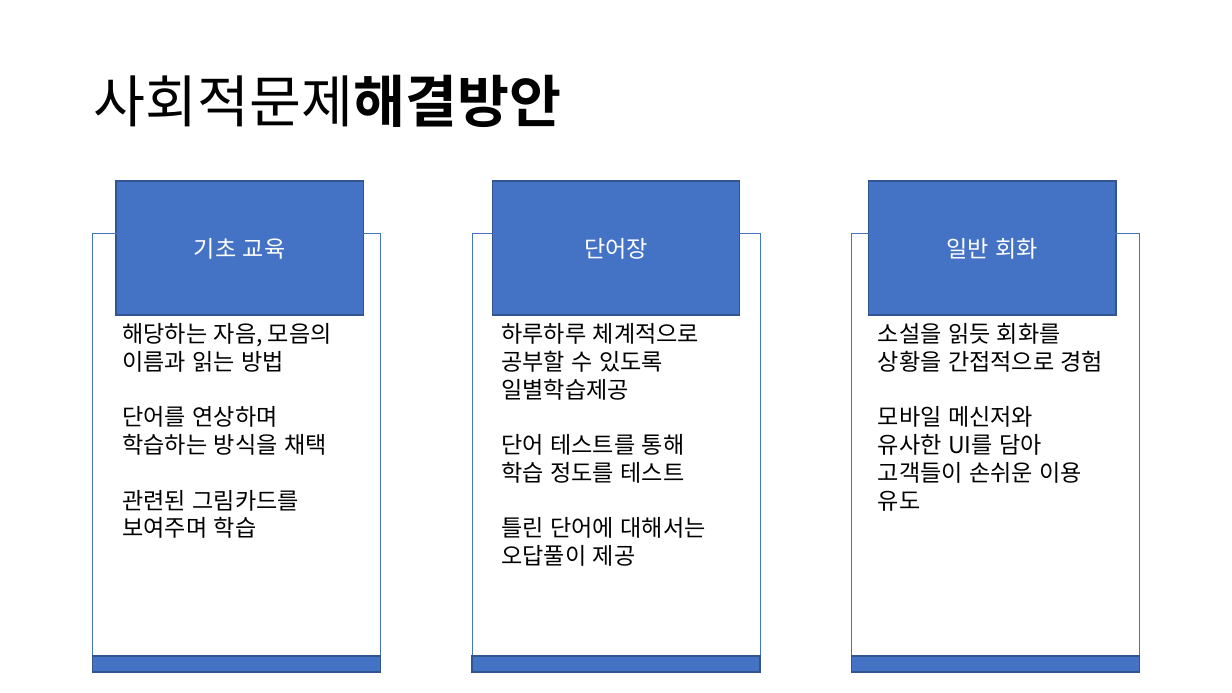
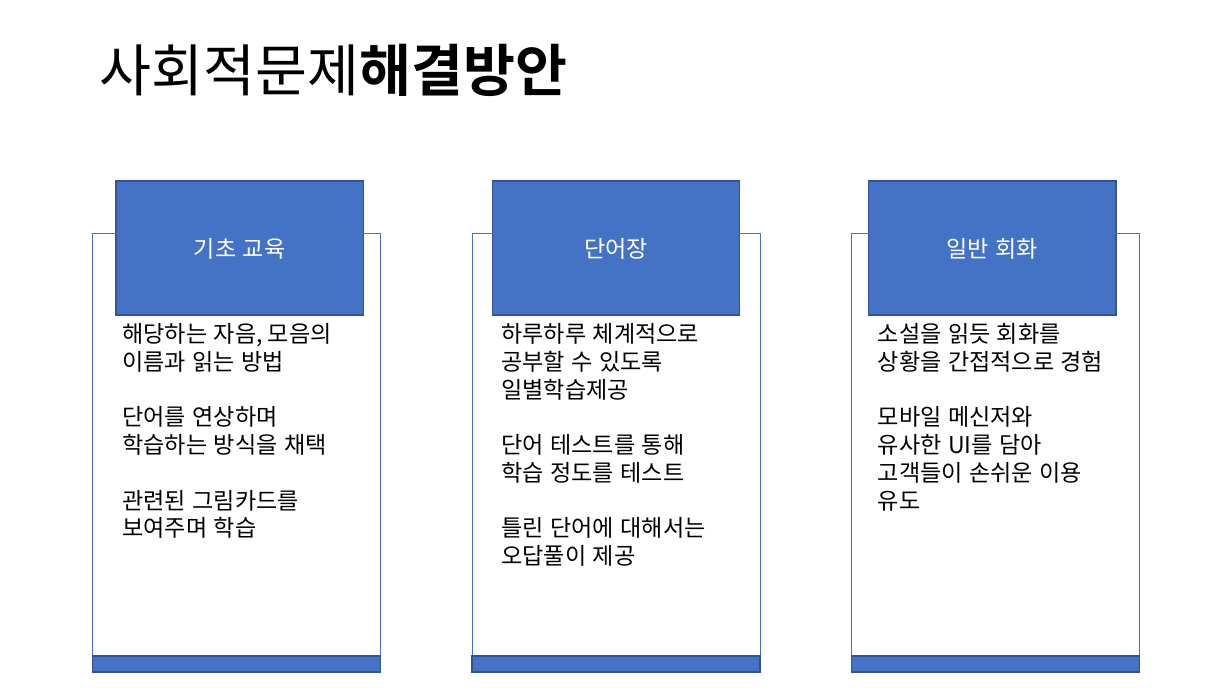
Before and after one commit to ParkBK/BAEUME, a slide deck: slide 8 of 박병근/발표/사회적기업PPT - 복사본.pptx. Drawn at 1232x693 pixels with LibreOffice and Linux fonts; fonts in the diff are those of the drawing. Boxes give left, top, right and bottom in pixels: in the first picture for what was removed or moved away, otherwise in the second. Text is boxed around its words. In the diff, an @@ line names an element or a change of style, - is before the commit and + after.

```diff
--- a/박병근/발표/사회적기업PPT - 복사본.pptx
+++ b/박병근/발표/사회적기업PPT - 복사본.pptx
@@ title "사회적문제해결방안": place and size @@
-title "사회적문제해결방안" at (94,74,562,127)
+title "사회적문제해결방안" at (100,43,568,96)
```
Also in this commit, not shown: 1 other slide changed, 4 slides added, 5 slides removed, 1 other file.
